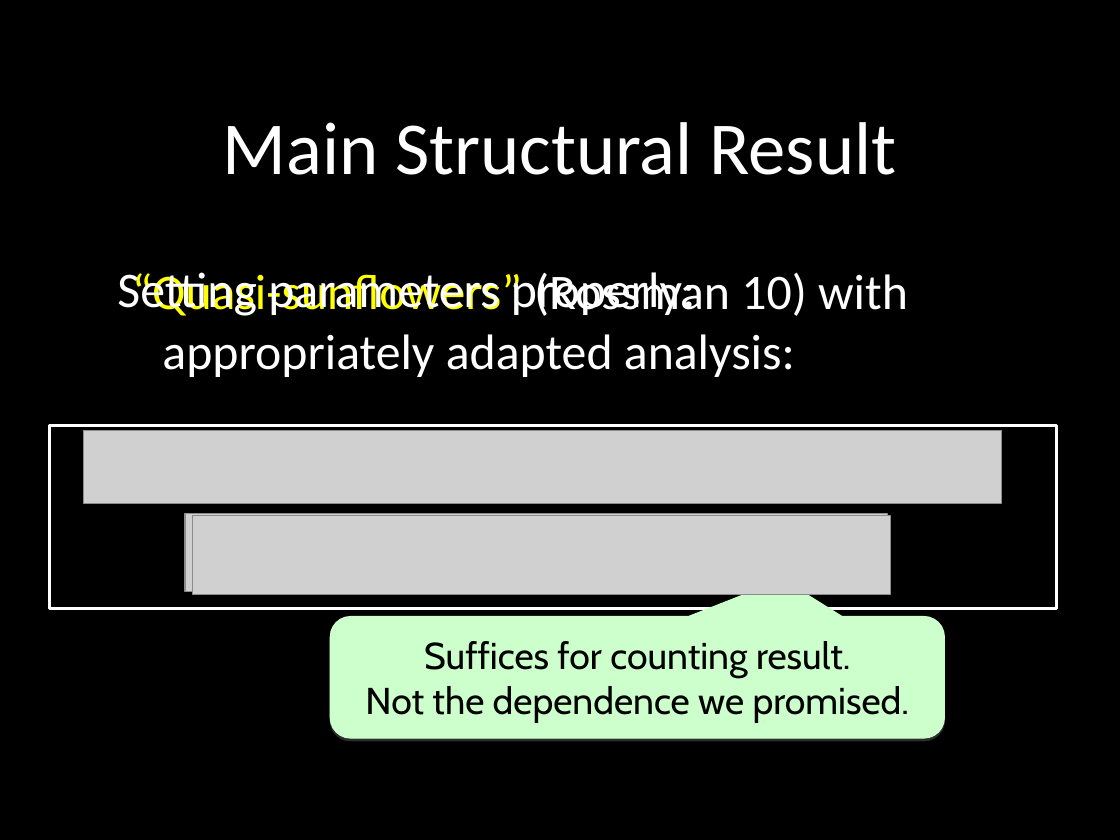
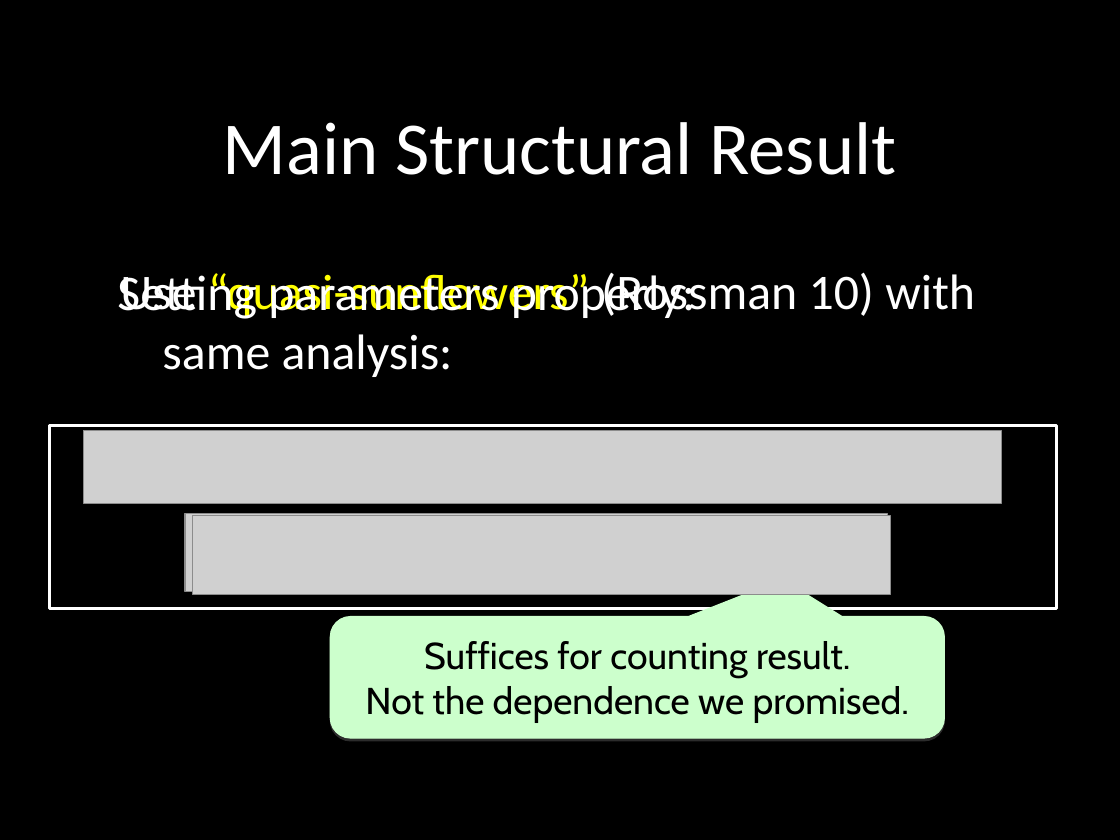
Before and after one commit to raghumeka/raghumeka.github.io, a slide deck: slide 25 of ccc12.ppt. Drawn at 1120x840 pixels with LibreOffice and Linux fonts; fonts in the diff are those of the drawing; grey boxes stand for pictures. Boxes give left, top, right and bottom in pixels: in the first picture for what was removed or moved away, otherwise in the second. Text is boxed around its words. In the diff, an @@ line names an element or a change of style, - is before the commit and + after.

```diff
--- a/ccc12.ppt
+++ b/ccc12.ppt
@@ text at (120,272,975,377): text changed @@
-“Quasi-sunflowers” (Rossman 10) with appropriately adapted analysis:
+Use “quasi-sunflowers” (Rossman 10) with same analysis:
```
Also in this commit, not shown: 10 other slides changed, 1 slide added, 5 slides removed.
